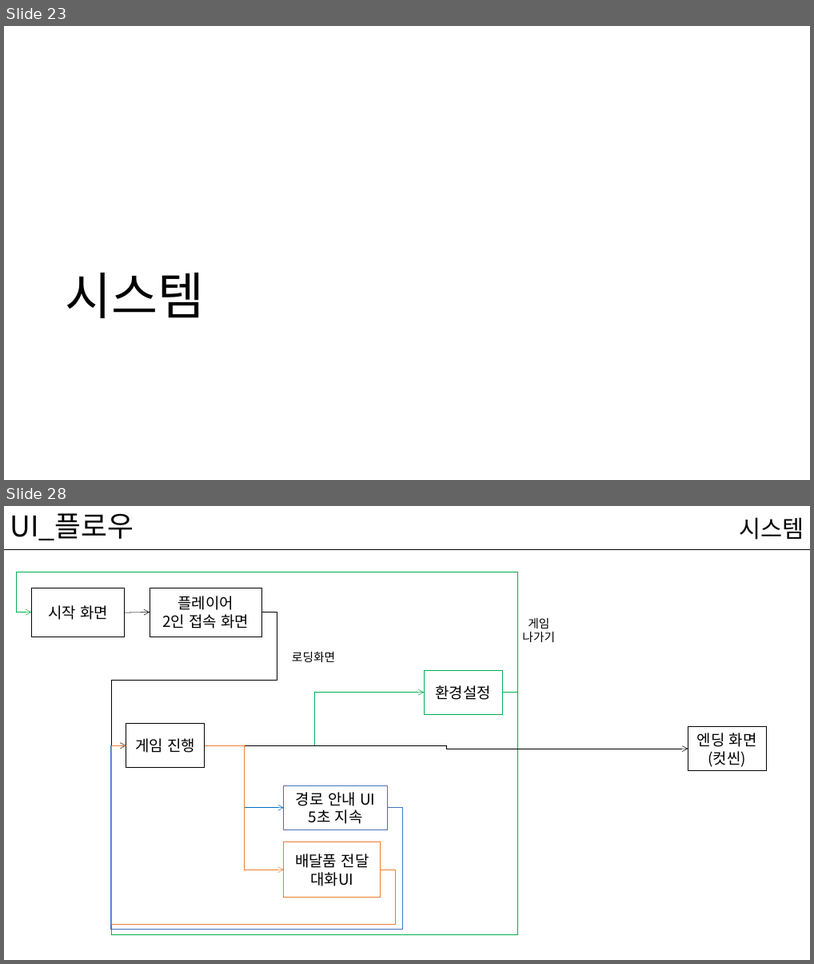
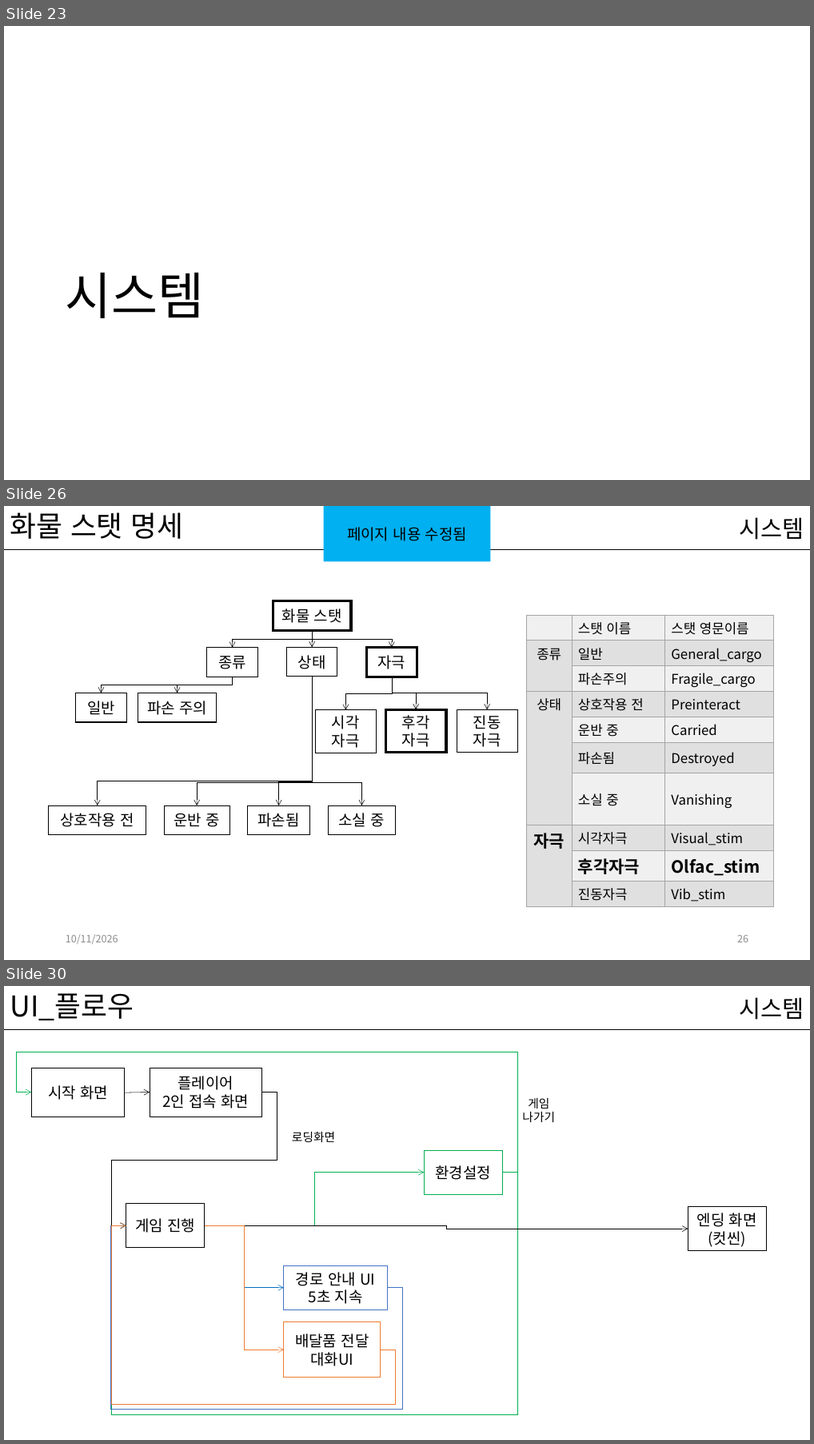
Before and after one commit to kwakyerin/2026_Graduation_Project, a slide deck: documents/HyunahKwon/design/designing/for_teammates/배트와 달트_기획서.pptx. Shown one above the other, each under a label of ours: slides 23 and 28 before the commit, slides 23, 26 and 30 after it; the slides between them are not shown. The pictures are 814x964 and 814x1444 pixels, drawn with LibreOffice and Linux fonts; fonts in the diff are those of the drawing. Boxes give left, top, right and bottom in pixels: in the first picture for what was removed or moved away, otherwise in the second. Text is boxed around its words. In the diff, an @@ line names an element or a change of style, - is before the commit and + after.

Commit message:
화물,생물 스탯 기획, 정리
기획서에 내용 수정하고 추가함

```diff
--- a/documents/HyunahKwon/design/designing/for_teammates/배트와 달트_기획서.pptx
+++ b/documents/HyunahKwon/design/designing/for_teammates/배트와 달트_기획서.pptx
@@ slide 26 added at bbox=[4, 506, 810, 960], background #FFFFFF; not listed: 1 template element that a slide beside it also shows @@
@@ title added at bbox=[10, 512, 184, 539], 34 pt, text #000000 @@
+화물 스탯 명세
@@ rectangle added at bbox=[324, 506, 491, 562], fill #00B0F0, 18 pt, text #000000 @@
+페이지 내용 수정됨
@@ text added at bbox=[739, 517, 804, 540], 28 pt, text #000000 @@
+시스템
@@ rectangle added at bbox=[274, 601, 351, 630], fill #FFFFFF, outline #000000 3 pt, 18 pt, text #000000 @@
+화물 스탯
@@ table added at bbox=[526, 615, 774, 904], 10 rows, 3 columns @@
+ | 스탯 이름 | 스탯 영문이름
+종류 | 일반 | General_cargo
+ | 파손주의 | Fragile_cargo
+상태 | 상호작용 전 | Preinteract
+ | 운반 중 | Carried
+ | 파손됨 | Destroyed
+ | 소실 중 | Vanishing
+자극 | 시각자극 | Visual_stim
+ | 후각자극 | Olfac_stim
+ | 진동자극 | Vib_stim
@@ rectangle added at bbox=[207, 648, 258, 676], fill #FFFFFF, outline #000000 1 pt, 18 pt, text #000000 @@
+종류
@@ elbow arrow added from (313, 630) to (233, 648), #000000 0.5 pt @@
@@ rectangle added at bbox=[287, 647, 338, 676], fill #FFFFFF, outline #000000 1 pt, 18 pt, text #000000 @@
+상태
@@ elbow arrow added from (313, 630) to (392, 648), #000000 0.5 pt @@
@@ elbow arrow added from (313, 630) to (313, 647), #000000 0.5 pt @@
@@ rectangle added at bbox=[366, 648, 417, 676], fill #FFFFFF, outline #000000 3 pt, 18 pt, text #000000 @@
+자극
@@ rectangle added at bbox=[76, 693, 127, 722], fill #FFFFFF, outline #000000 1 pt, 18 pt, text #000000 @@
+일반
@@ elbow arrow added from (313, 676) to (97, 805), #000000 0.5 pt @@
@@ elbow arrow added from (233, 676) to (102, 693), #000000 0.5 pt @@
@@ rectangle added at bbox=[138, 693, 216, 722], fill #FFFFFF, outline #000000 1 pt, 18 pt, text #000000 @@
+파손 주의
@@ elbow arrow added from (233, 676) to (177, 693), #000000 0.5 pt @@
@@ elbow arrow added from (313, 676) to (197, 805), #000000 0.5 pt @@
@@ elbow arrow added from (313, 676) to (279, 805), #000000 0.5 pt @@
@@ elbow arrow added from (313, 676) to (362, 805), #000000 0.5 pt @@
@@ elbow arrow added from (392, 676) to (346, 710), #000000 0.5 pt @@
@@ elbow arrow added from (392, 676) to (487, 709), #000000 0.5 pt @@
@@ elbow arrow added from (392, 676) to (416, 709), #000000 0.5 pt @@
@@ rectangle added at bbox=[315, 710, 376, 753], fill #FFFFFF, outline #000000 1 pt, 18 pt, text #000000 @@
+시각 자극
@@ rectangle added at bbox=[386, 709, 446, 752], fill #FFFFFF, outline #000000 3 pt, 18 pt, text #000000 @@
+후각 자극
@@ rectangle added at bbox=[457, 709, 518, 752], fill #FFFFFF, outline #000000 1 pt, 18 pt, text #000000 @@
+진동 자극
@@ rectangle added at bbox=[49, 805, 146, 835], fill #FFFFFF, outline #000000 1 pt, 18 pt, text #000000 @@
+상호작용 전
@@ rectangle added at bbox=[164, 805, 230, 835], fill #FFFFFF, outline #000000 1 pt, 18 pt, text #000000 @@
+운반 중
@@ rectangle added at bbox=[248, 805, 310, 835], fill #FFFFFF, outline #000000 1 pt, 18 pt, text #000000 @@
+파손됨
@@ rectangle added at bbox=[328, 805, 395, 835], fill #FFFFFF, outline #000000 1 pt, 18 pt, text #000000 @@
+소실 중
@@ text added at bbox=[66, 934, 118, 944], 12 pt, text #8C8C8C @@
+10/11/2026
@@ page number added at bbox=[738, 935, 749, 942], 12 pt, text #8C8C8C @@
+26
@@ what was slide 28 is now slide 30 @@
```
Also in this commit, not shown: 34 slides changed, 1 other slide added, 1 other file.
